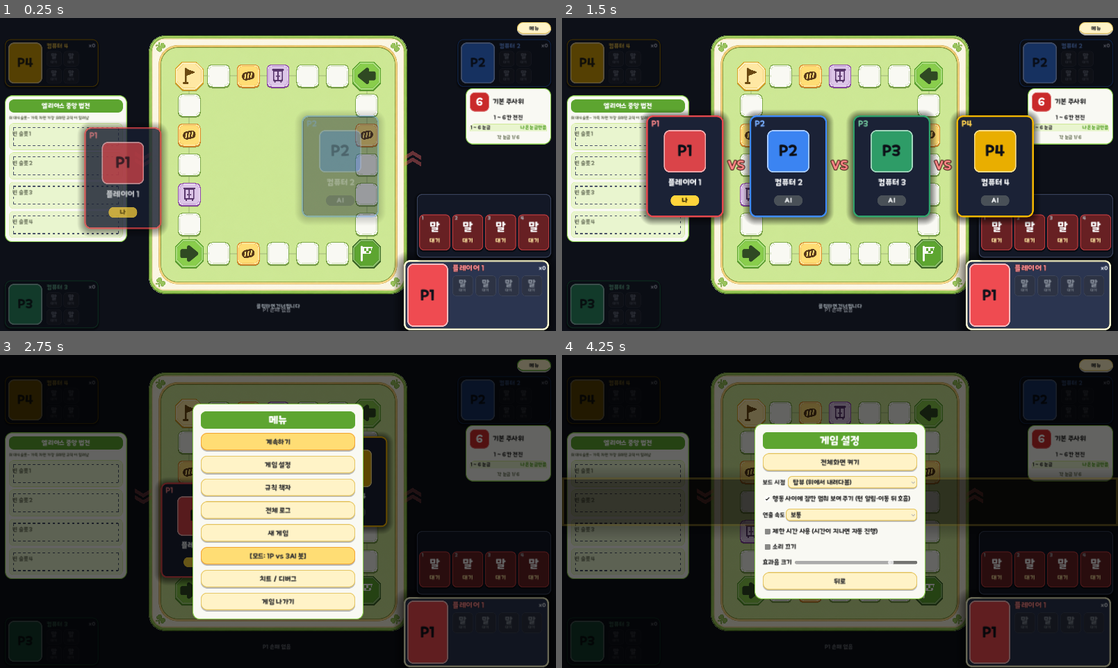
Above: before the commit, frames 1-4 (two rows, left to right).
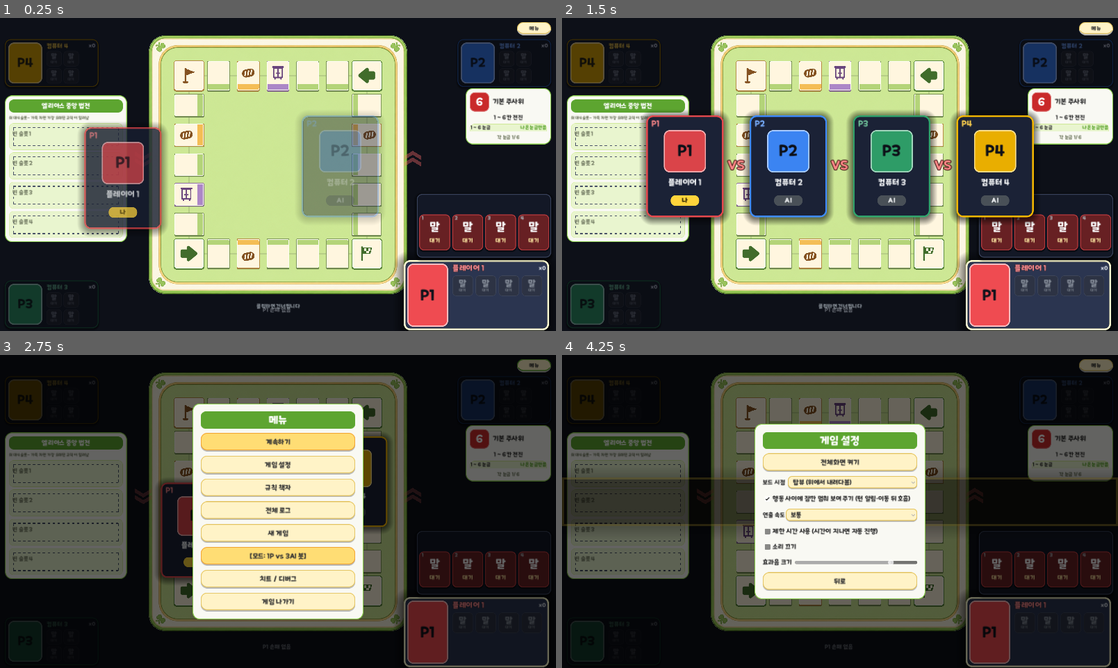
Above: after the commit, the same moments.

Repository: mayjohn66-cmd/TRG
Game: Godot game, scene res://scenes/main_board.tscn
The game is run twice, just before and just after one commit, with the same random seed, the same clock (stepped at 60 frames per second) and the same inputs. This scene is started directly instead of the project's main scene.
Inputs (mouse positions are in pixels of both pictures, inside the frame that each line leads up to):
- Up to frame 1 (0.25 s): no input
- Up to frame 2 (1.5 s): tap Enter at 0.5 s; drag from (928, 252) to (895, 105) at 0.52 s; drag from (928, 224) to (812, 237) at 1.27 s
- Up to frame 3 (2.75 s): click "메뉴" at 2 s
- Up to frame 4 (4.25 s): click "게임 설정" at 2.75 s; move the mouse to (928, 530) at 3.52 s; hold Right from 3.53 s (still down); tap R at 3.6 s; click (928, 530) at 3.67 s

The runs differ from the first frame. In frame 1, 6.8% of the frame differs, in the area x 31-69%, y 13-81%; in frame 2, 5.8%; in frame 3, 1.7%; in frame 4, 3.2%.

Commit message:
Give board spaces cream property tiles and inward color bands

Diff:
--- a/scenes/board_skin.gd
+++ b/scenes/board_skin.gd
@@ -1,27 +1,31 @@
-## Shared artwork and deterministic board geometry, from the reviewed v0.9 prototype.
+## Shared board artwork and projected property-style tile geometry.
 class_name BoardSkin
 extends RefCounted
 
 const TRACK_INSET: float = 0.08
-## 일반 타일 한 변(보드 한 변 = 1). 타일 간격(0.14)보다 조금 작아 빽빽하지만 겹치지 않는다.
-const NORMAL_SIZE: float = 0.108
+## Board-normalized dimensions: narrow along the track, deep toward the center.
+const NORMAL_WIDTH: float = 0.108
+const NORMAL_SIZE: float = 0.142
+const CORNER_SIZE: float = 0.144
 const SURFACE: Texture2D = preload("res://assets/board/trickcal/board_surface.png")
 
 static func definition(index: int) -> Dictionary:
-	# 24칸 사각 트랙: 일반 타일은 큼직한 둥근 사각형, 네 모서리(0·6·12·18번)는 1.25배 큰 팔각 코너 타일.
-	var data: Dictionary = {"kind":"normal", "fill":Color("f9f9f3"), "edge":Color("80aa4b"), "ink":Color("486135"), "diameter":NORMAL_SIZE, "major":false}
+	# Color bands describe existing tile types, never player ownership.
+	var horizontal_row: bool = index in range(7,12) or index in range(19,24)
+	var footprint := Vector2(NORMAL_WIDTH,NORMAL_SIZE) if horizontal_row else Vector2(NORMAL_SIZE,NORMAL_WIDTH)
+	var data: Dictionary = {"kind":"normal", "fill":Color("fff6df"), "edge":Color("7c9558"), "ink":Color("486135"), "band":Color("b4d479"), "footprint":footprint, "diameter":NORMAL_SIZE, "major":false}
 	if index in GameEnums.BAKERY_TILES:
-		data.merge({"kind":"bakery", "fill":Color("ffdd74"), "edge":Color("d98b2b"), "ink":Color("583a1a")},true)
+		data.merge({"kind":"bakery", "band":Color("f4bd55"), "edge":Color("b68b43"), "ink":Color("845221")},true)
 	if index in GameEnums.PORTAL_TILES:
-		data.merge({"kind":"portal", "fill":Color("dcc5e7"), "edge":Color("8e4aa8"), "ink":Color("58366b")},true)
+		data.merge({"kind":"portal", "band":Color("ac87c7"), "edge":Color("8d6a9c"), "ink":Color("69457d")},true)
 	if index in GameEnums.CORNER_TILES:
-		data.merge({"diameter":NORMAL_SIZE*1.25, "major":true},true)
+		data.merge({"diameter":CORNER_SIZE, "footprint":Vector2.ONE*CORNER_SIZE, "major":true},true)
 		if index == GameEnums.GOAL_TILE:
-			data.merge({"kind":"start", "fill":Color("5da530"), "edge":Color("416c2b"), "ink":Color("f9f9f3")},true)
+			data.merge({"kind":"start", "edge":Color("5d8c3d"), "ink":Color("416c2b")},true)
 		elif index == GameEnums.HALFWAY_TILE:
-			data.merge({"kind":"half", "fill":Color("ffe8a3"), "edge":Color("d9a52b"), "ink":Color("6b4a12")},true)
+			data.merge({"kind":"half", "edge":Color("b68b43"), "ink":Color("845221")},true)
 		else:
-			data.merge({"kind":"corner", "fill":Color("89cd4c"), "edge":Color("5da530"), "ink":Color("2f4923")},true)
+			data.merge({"kind":"corner", "edge":Color("5d8c3d"), "ink":Color("416c2b")},true)
 	return data
 
 static func track(norm: Vector2) -> Vector2:
@@ -177,25 +181,14 @@
 static func shape(major: bool, inset: float = 0.0) -> PackedVector2Array:
 	var points := PackedVector2Array()
 	var width: float = 96.0-2.0*inset
-	if not major:
-		# 둥근 사각형(슈퍼타원): 부르마블 땅 문서 느낌
-		for i: int in 96:
-			var angle: float = float(i)*TAU/96.0
-			var ca: float = cos(angle)
-			var sa: float = sin(angle)
-			var rx: float = signf(ca)*pow(absf(ca),0.38)
-			var ry: float = signf(sa)*pow(absf(sa),0.38)
-			points.append(Vector2(48,48)+Vector2(rx,ry)*width/2.0)
-	else:
-		var c: float = width*0.25
-		var vertices := PackedVector2Array([Vector2(c,0),Vector2(width-c,0),Vector2(width,c),Vector2(width,width-c),Vector2(width-c,width),Vector2(c,width),Vector2(0,width-c),Vector2(0,c)])
-		for i: int in vertices.size():
-			var v: Vector2 = vertices[i]
-			var before: Vector2 = v+(vertices[(i+7)%8]-v).normalized()*3.0
-			var after: Vector2 = v+(vertices[(i+1)%8]-v).normalized()*3.0
-			for j: int in 7:
-				var t: float = float(j)/6.0
-				points.append((1.0-t)*(1.0-t)*before+2.0*(1.0-t)*t*v+t*t*after+Vector2.ONE*inset)
+	var radius: float = minf(8.0 if major else 5.0,width/2.0)
+	var lo: float = inset
+	var hi: float = inset+width
+	var centers: Array[Vector2] = [Vector2(hi-radius,lo+radius),Vector2(hi-radius,hi-radius),Vector2(lo+radius,hi-radius),Vector2(lo+radius,lo+radius)]
+	for corner: int in 4:
+		for step: int in 9:
+			var angle: float = -PI/2.0+corner*PI/2.0+step*PI/16.0
+			points.append(centers[corner]+Vector2(cos(angle),sin(angle))*radius)
 	return points
 
 
@@ -220,6 +213,7 @@
 	var layers: Array[PackedVector2Array] = []
 	var side := PackedVector2Array()
 	var shadow := PackedVector2Array()
+	var band := PackedVector2Array()
 	var symbol: Symbol
 	var arrow_target: int = -1
 
@@ -239,22 +233,35 @@
 		var center: Vector2 = projector.call(world_center)
 		var diameter: float = data.diameter
 		layers.clear()
-		for inset: float in [0.0,3.0,7.0,8.5]:
+		for inset: float in [0.0,1.8,3.6]:
 			var points := PackedVector2Array()
 			for pixel: Vector2 in BoardSkin.shape(data.major,inset):
-				var point: Vector2 = projector.call(world_center+(pixel/96.0-Vector2.ONE/2.0)*diameter)
+				var point: Vector2 = projector.call(world_center+(pixel/96.0-Vector2.ONE/2.0)*(data.footprint as Vector2))
 				points.append((point-center)/scale+size/2.0)
 			layers.append(points)
 		outline_points = layers[0]
+		band.clear()
+		var inward: Vector2 = [Vector2.LEFT,Vector2.DOWN,Vector2.RIGHT,Vector2.UP][index/6]
+		if not data.major:
+			# The strip follows the inner edge on all four sides of the board.
+			var strips: Array[Rect2] = [Rect2(0,0,21,96),Rect2(0,75,96,21),Rect2(75,0,21,96),Rect2(0,0,96,21)]
+			var strip: Rect2 = strips[index/6]
+			var clip := PackedVector2Array([strip.position,Vector2(strip.end.x,strip.position.y),strip.end,Vector2(strip.position.x,strip.end.y)])
+			var clipped: Array[PackedVector2Array] = Geometry2D.intersect_polygons(BoardSkin.shape(false,3.6),clip)
+			if not clipped.is_empty():
+				for pixel: Vector2 in clipped[0]:
+					var point: Vector2 = projector.call(world_center+(pixel/96.0-Vector2.ONE/2.0)*(data.footprint as Vector2))
+					band.append((point-center)/scale+size/2.0)
 		side.clear()
 		shadow.clear()
-		var thickness: float = 2.5*span/760.0*visual_depth
+		var thickness: float = 2.0*span/760.0*visual_depth
 		for p: Vector2 in outline_points:
 			side.append(p+Vector2(0,thickness)/scale)
 			shadow.append(p+Vector2(0,thickness*2.0)/scale)
 		if symbol != null:
-			symbol.position = size/2.0
-			var mark_scale: float = diameter*span*visual_depth/96.0*(1.2 if data.major else 1.0)
+			var mark_center: Vector2 = projector.call(world_center if data.major else world_center-inward*0.014)
+			symbol.position = (mark_center-center)/scale+size/2.0
+			var mark_scale: float = diameter*span*visual_depth/96.0*(1.05 if data.major else 0.75)
 			symbol.scale = Vector2.ONE*mark_scale/scale
 			symbol.direction = direction
 			symbol.queue_redraw()
@@ -271,9 +278,11 @@
 		var fill: Color = data.fill
 		draw_colored_polygon(shadow,Color(0.22,0.35,0.13,0.12))
 		draw_colored_polygon(side,edge.darkened(0.16))
-		var colors: Array[Color] = [edge,fill.lightened(0.28),edge.lerp(fill,0.65),fill]
+		var colors: Array[Color] = [edge,Color("fffdf5"),fill]
 		for i: int in layers.size():
 			draw_colored_polygon(layers[i],colors[i])
+		if band.size() >= 3:
+			draw_colored_polygon(band,data.band)
 
 	func _has_point(point: Vector2) -> bool:
 		return Geometry2D.is_point_in_polygon(point,outline_points)
--- a/scenes/main_board.gd
+++ b/scenes/main_board.gd
@@ -1489,7 +1489,7 @@
 func _place_tile(index: int) -> void:
 	var tile: BoardSkin.Tile = _tile_views[index]
 	var span: float = BOARD_SIZE * (TILT_ZOOM if view_mode == ViewMode.TILT else 1.0)
-	tile.size = Vector2.ONE * (float(tile.data.diameter) * span + 4.0)
+	tile.size = (tile.data.footprint as Vector2) * span + Vector2.ONE * 4.0
 	tile.pivot_offset = tile.size / 2.0
 	tile.position = _tile_center(index) - tile.size / 2.0
 	var depth: float = _depth_scale(tile_norm(index).y)
--- a/tests/ui_fx_test.gd
+++ b/tests/ui_fx_test.gd
@@ -387,8 +387,12 @@
 		if tile.symbol != null:
 			var transform: Transform2D = tile.symbol.get_global_transform()
 			_expect(absf(transform.x.length()-transform.y.length()) < 0.001, "문양 비율 보존: %d" % i)
+		if not tile.data.major:
+			_expect(tile.band.size() >= 3, "일반 발판의 안쪽 색 띠가 있어야 한다: %d" % i)
+			for point: Vector2 in tile.band:
+				_expect(Geometry2D.is_point_in_polygon(point,tile.outline_points), "색 띠가 발판 밖으로 나가지 않아야 한다: %d" % i)
 	var round_tile: BoardSkin.Tile = _board._tile_views[1]
-	_expect(_board._tile_at(round_tile.get_global_transform()*Vector2.ZERO) == -1, "원형 발판 바깥 사각 모서리는 클릭되지 않는다")
+	_expect(_board._tile_at(round_tile.get_global_transform()*Vector2.ZERO) == -1, "둥근 직사각 발판 바깥 모서리는 클릭되지 않는다")
 	var previous_laws: Array[LawResource] = _board.state.rulebook.active_laws_queue.duplicate()
 	_board.state.rulebook.active_laws_queue.clear()
 	_board.state.rulebook.enqueue_law(LawRegistry.create("LAW_01"))
Binary file added: docs/ui-trial/board-property-tiles-v01.png
Not shown, changed: assets/board/trickcal/README.md
Not shown, added: docs/ui-trial/board-property-tiles-v01.md
